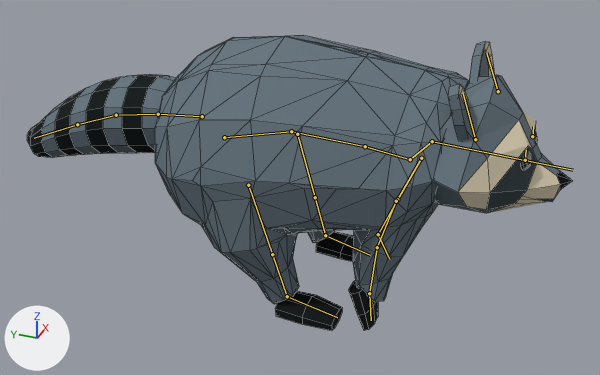
One commit to the Blender file assets/characters/raccoon_v2.blend: the scene before it, then after it.
Rendered twice from a camera (50 mm lens) standing at (-2.064, -0.636, 1.451) and looking at (0.008, 0.143, 0.337). The lights are fixed; the arrows at lower left show +X, +Y and +Z. The first picture is the older version. Both versions are drawn at frame 15 of the action 'run'; the numbers are the values there. The bones that bend it are drawn over the model as lines. Mesh edges are drawn as thin lines.

Objects in the first picture: 'Raccoon'.
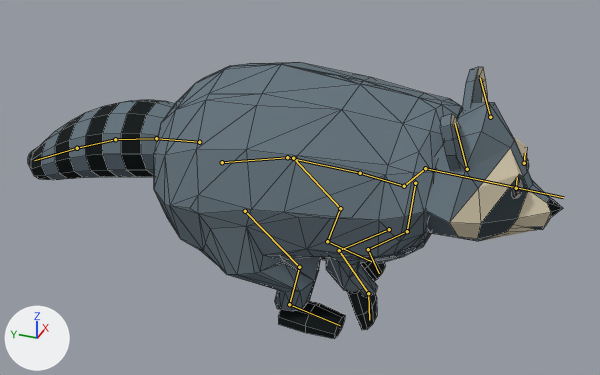
The change in detail:
Bone 'pelvis' (bone_pelvis) moves from (0.0, 0.02, 0.007) to (0.0, 0.003, 0.09).
Bone 'spine' (bone_spine) is rescaled from (0.99, 1.0, 0.99) to (1.0, 1.0, 1.0).
Bone 'chest' (bone_chest) is rescaled from (0.99, 1.0, 0.99) to (1.0, 1.0, 1.0).

Boxes [x1, y1, x2, y2] around the edits, measured in the pictures (600 x 375 px):
'Raccoon', posed (6% shorter): before [27, 35, 573, 330]; after [28, 62, 563, 339]
bone 'pelvis', root to tip: before (224, 137) to (291, 131); after (222, 162) to (287, 157)
bone 'spine', root to tip: before (291, 131) to (365, 146); after (287, 157) to (360, 173)
bone 'chest', root to tip: before (365, 146) to (410, 159); after (360, 173) to (404, 186)
